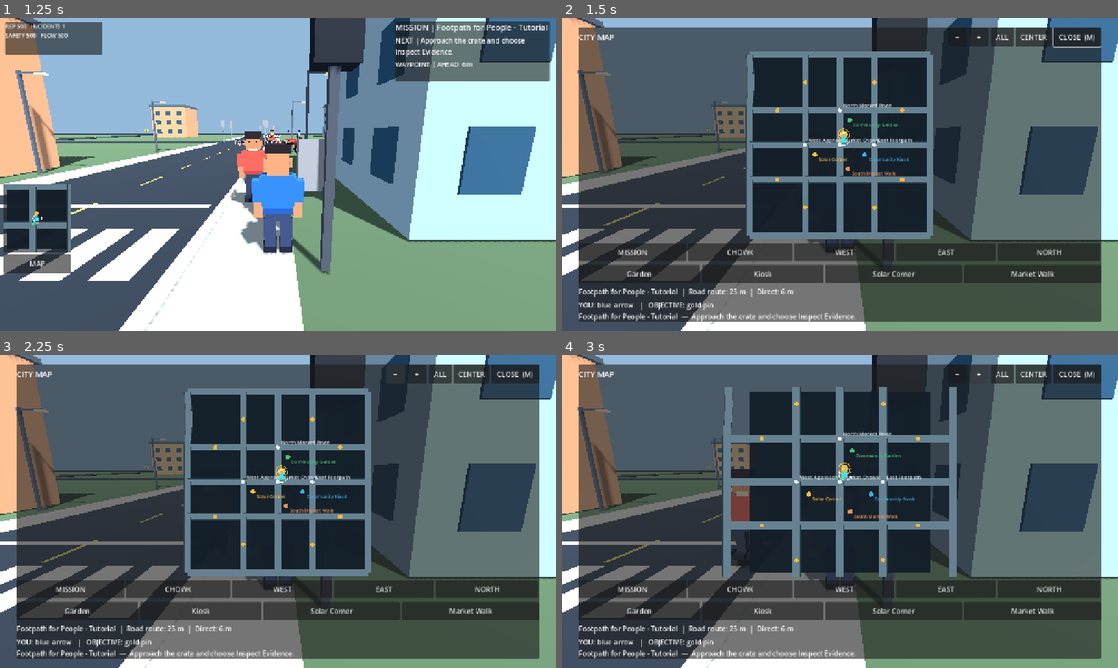
Above: before the commit, frames 1-4 (two rows, left to right).
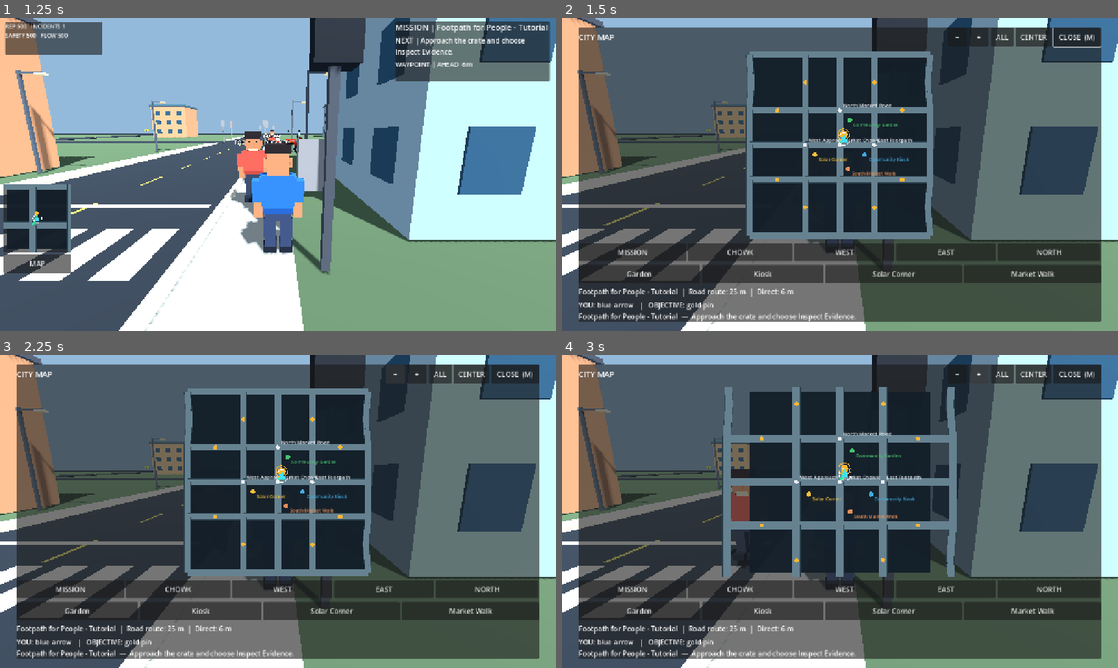
Above: after the commit, the same moments.

Repository: gauravprajapat-23/civic-chaos
Game: Godot game, scene res://scenes/core/menu.tscn
Same seed, same stepped clock (60 frames per second), same inputs: the game is played once before the commit and once after it.
Inputs:
- Up to frame 1 (1.25 s): click "START STORY" at 0.5 s
- Up to frame 2 (1.5 s): click "MAP" at 1.25 s
- Up to frame 3 (2.25 s): click "−" at 2 s
- Up to frame 4 (3 s): click "+" at 2.75 s

Frame 1 is identical in both runs. In frame 2, 0.1% of the frame differs, in the area x 65-67%, y 13-68%; in frame 3, 0.1%; in frame 4, 0.2%, in the area x 69-71%, y 10-71%.

Commit message:
feat(WORLD-002C): publish east curves through canonical 40-edge network without changing lane IDs [skip ci]

Diff:
--- a/scripts/world/city_network_definition.gd
+++ b/scripts/world/city_network_definition.gd
@@ -7,6 +7,7 @@
 ## snapshots persist lane identities and distances.
 const Layout = preload("res://scripts/world/city_road_layout.gd")
 const Organic = preload("res://scripts/world/organic_road_geometry.gd")
+const EastCurves = preload("res://scripts/world/world_002_road_curves.gd")
 const SCHEMA_VERSION: int = 1
 const LEGACY_LANE_BASE: int = 100
 const FUTURE_LANE_BASE: int = 1000
@@ -51,12 +52,16 @@
                 var there := Vector3(axes[neighbor.x], 0.0, axes[neighbor.y])
                 var challenge: bool = Layout.is_challenge_segment(here, there)
                 var organic_pilot: bool = Organic.is_pilot(here, there)
+                var world_002_curve: bool = EastCurves.is_curve(here, there)
                 result.append({"id": "road:%d" % lane_id,
                     "from_node": "%d:%d" % [xi, zi],
                     "to_node": "%d:%d" % [neighbor.x, neighbor.y],
                     "start": here, "end": there,
-                    "centerline": Organic.centerline() if organic_pilot else PackedVector3Array([here, there]),
+                    "centerline": Organic.centerline() if organic_pilot else (
+                        EastCurves.centerline(here, there) if world_002_curve else
+                        PackedVector3Array([here, there])),
                     "organic_pilot": organic_pilot,
+                    "world_002_curve": world_002_curve,
                     "lane_forward": lane_id,
                     "lane_reverse": lane_id + 1,
                     "width_m": Layout.ROAD_WIDTH_M,
